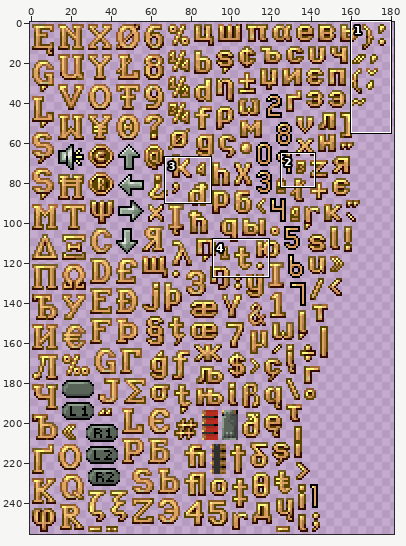
Sprite sheet -- src/Resources/TR1/Font/alpha_sprites_01.png. Above: a wide view before the commit, with the close-up outlined.
Close-up. As it was:
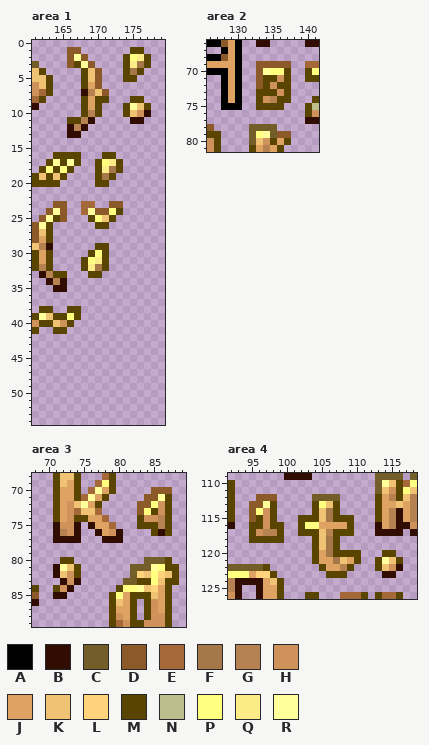
The file is 256x256 pixels. Colours within 5 levels of each other are drawn and written as one. Shown: area 1: x 161..179, y 0..54; area 2: x 126..141, y 66..81; area 3: x 68..89, y 68..89; area 4: x 92..118, y 109..126. The wide view leaves out empty margins. The commit also changed other parts of the picture, which this record leaves out.
Palette (. is transparent): A #000000  B #310c00  C #735d29  D #8c5929  E #a56939  F #a57849  G #b68252  H #ce925a  J #dea263  K #efc373  L #ffd37b  M #5a4500  N #bdbe8c  P #ffff80  Q #fcec88  R #ffff9c
Pixels before, area 1, first column x 161:
 1 .....DD.......MM.
 2 .....DRD.....MPQM
 3 C....DMRD....MQFM
 4 KM.....MKD...MFM.
 5 KKM....MKD...MM..
 6 HKM....MJD.......
 7 HEM....BGKD......
 8 EM.....MJMM...MM.
 9 B......MJM...MRKM
10 .......MGM...MKHB
11 .....MMGB.....BB.
12 .....BGB.........
13 .....BB..........
14 .................
15 .................
16 ...MMMM...MM.....
17 ..MRMRM..MPQM....
18 .MPMPM...MQFM....
19 MKMKM....MFM.....
20 MMMM.....MM......
21 .................
22 .................
23 ...DD..EE..DD....
24 ..DRD..ERDDPM....
25 .DRMD...MPKM.....
26 DRM......MM......
27 DKM..............
28 DJM..............
29 KGB......MM......
30 MJM.....MPM......
31 MJM....MPQM......
32 MGM....MQFM......
33 .BGMM...MM.......
34 ..BGB............
35 ...BB............
36 .................
37 .................
38 .MM..MM..........
39 MRKMMPM..........
40 HMMKHM...........
41 M..MM............
Pixels before, area 2, first column x 126:
66 AADJA..BB.....BB
67 ..AJA...........
68 AADJA...........
69 JJJJA..DDDDD..EE
70 AAAJA..DRPPM..MP
71 ..AJA..DMMHM..MM
72 ..AJA..DMHMM....
73 ..AJA..MMMHM....
74 ..AJA..MHGMM...M
75 ..AAA..MMMM...MN
76 ..............MH
77 ..............BB
78 D.....CCCC......
79 MM....CPRCDD....
80 HM....CKHMJM....
81 HM....MJGJM.....
Pixels before, area 3, first column x 68:
68 ...MKKM...EM.........
69 ...MKJM..EPM.........
70 ...MJJM.ERJM.....DDD.
71 ...MJJMERJM.....DDRM.
72 ...MJHKRJM.....DDPHM.
73 ...MJHEKKE.....DPMHM.
74 ...MJHMMJJE....MHHGM.
75 ...BHHB.BJJE...MMMGM.
76 ...BGHB..BJHB....MBM.
77 ...BBBB...BBB........
78 .....................
79 .....................
80 ....MM..........CCCM.
81 ...BRKM.......CCCRPMM
82 ...BKHM.......CLKPLKM
83 ....BHB......CCMMPKMM
84 M..MHB......MPPRKLJM.
85 D..BB......MPJMMMKJM.
86 B..........MKJM.MHJM.
87 ...........MJJM.MHJM.
88 ...........MHJM.MHHM.
89 ...........MEHMMHHHM.
Pixels before, area 4, first column x 92:
109 ........BBBB.........CCCC.C
110 M....................CRKMEP
111 M....................CKHMPK
112 M...DDD.....CCCC.....MJGMKG
113 M..DDRM.....MPKM.....MJJKJG
114 M..DPHM.....MKFM.....MJGBJG
115 M..DMHM...MMMKFMMM...MJGBJG
116 B..MMHMM..MPPJJJJM...BJGBBH
117 ...MHGGM..MMMKGMMM...BBBB.B
118 ...MMMMM....MKFM...........
119 ............MKFM...........
120 ............MJFMMMM...MM...
121 ............MJJFKJM..MRKM..
122 CCCCCM.......MJJGM...MKHB..
123 PPPJLLM.......MMM.....BB...
124 GBBBBJKM...................
125 GB..BJJM...................
126 HB..BJJM...MM...EEEM.MEEM..
And afterwards:
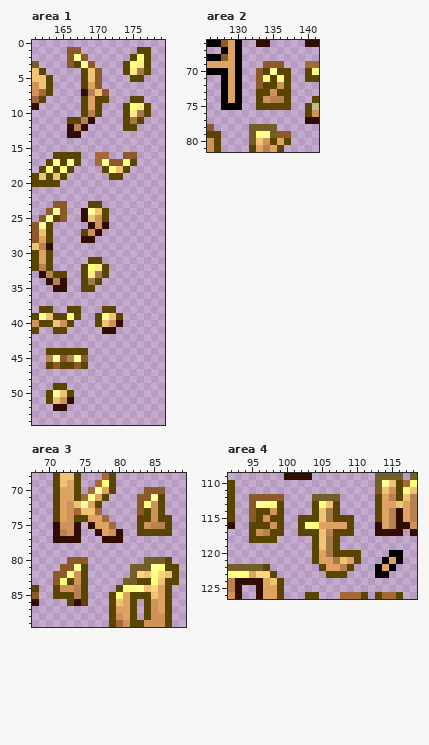
From old to new:
Changed rows in their new state; - is an unchanged pixel.
Area 1:
first column x 174:
 1 -.-M
 2 .MP-
 3 -PQ-
 4 -QFM
 5 .-M-
first column x 174:
 9 -PQ-
10 -QFM
11 MFM-
12 MM--
first column x 163:
16 -------EE.-DD
17 -------ERDDPM
18 -------.MPKM-
19 -------..-M--
20 -------..----
23 -----.MM-..--
24 -----B-KM..--
25 -----BKHM.---
26 ------BHB----
27 -----MHB-----
28 -----BB------
29 -------..----
30 ------...----
31 -----.MM.----
32 ------PQ-----
33 -----MQFM----
34 -----MFM-----
35 -----MM------
38 --------MM---
39 -------MRKM--
40 -------MKHB--
41 --------BB---
44 MMMMMM-------
45 GRDGRD-------
46 MDMMDM-------
49 -MM----------
50 MRKM---------
51 MKHB---------
52 -BB----------
Area 2:
first column x 133:
69 .---.
70 -MRM-
71 -P-P-
72 --MH-
73 --HM-
74 ---G-
75 ----M
Area 3:
first column x 83:
70 -D--.
71 D-RM.
72 -PHM.
73 -MHM.
74 -M-M-
75 -HG--
76 MM-M-
first column x 71:
80 -.DDD
81 .DDRM
82 DDPHM
83 DPMHM
84 --HGM
85 MMMGM
86 --MBM
Area 4:
first column x 95:
112 D---D-----------------
113 -RPPM-----------------
114 -MMHM-----------------
115 ----M-----------------
116 --MH------------------
117 ---M------------------
118 ----.-----------------
120 -------------------.AA
121 ------------------.AJA
122 ------------------AJA.
123 ------------------AA.-
